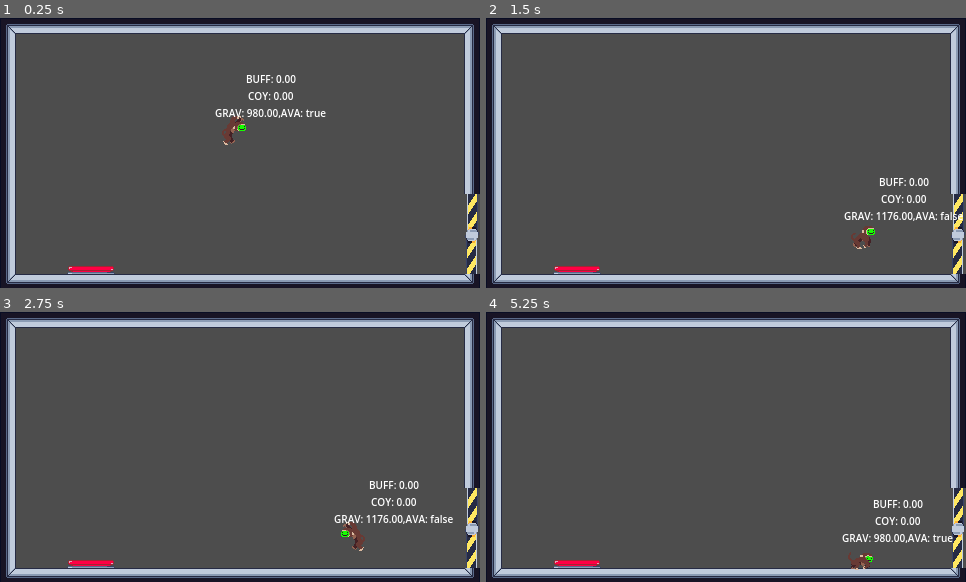
Above: before the commit, frames 1-4 (two rows, left to right).
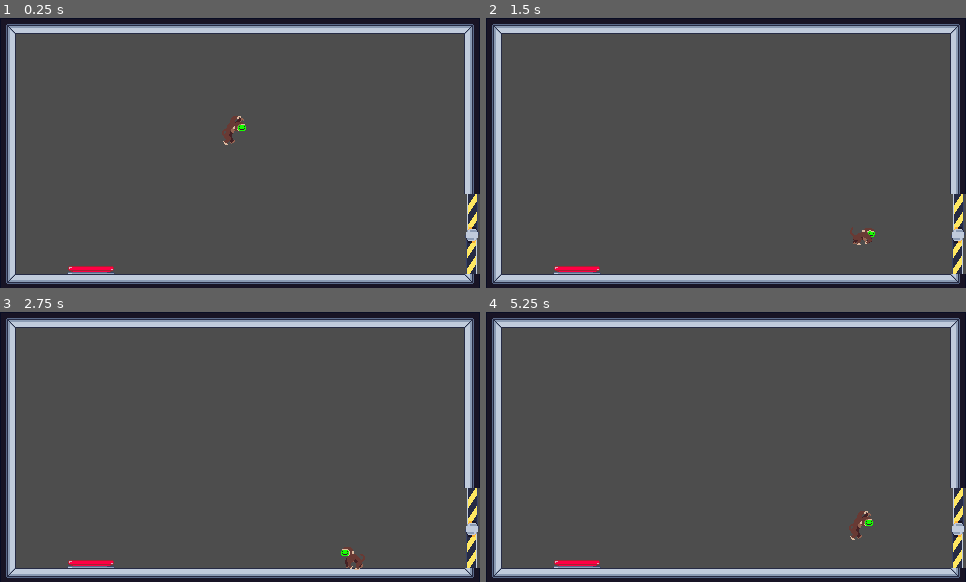
Above: after the commit, the same moments.

Repository: avaxar/phase-reveal
Game: Godot game, scene res://level/level.tscn
Same seed, same stepped clock (60 frames per second), same inputs: the game is played once before the commit and once after it. This scene is started directly instead of the project's main scene.
Inputs (mouse positions are in pixels of both pictures, inside the frame that each line leads up to):
- Up to frame 1 (0.25 s): no input
- Up to frame 2 (1.5 s): tap Enter (ui_accept) at 0.5 s; move the mouse to (831, 139) at 0.52 s; hold E (interact) 0.53-1.28 s; hold D (right) from 0.53 s (still down); tap W (jump) at 0.77, 0.8, 1.07, 1.35 s; move the mouse to (630, 166) at 1.27 s
- Up to frame 3 (2.75 s): tap W (jump) at 1.52, 1.82, 2.3 s; tap E (interact) at 1.55 s; move the mouse to (288, 387) at 2.02 s; release D (right) at 2.03 s; hold A (left) from 2.03 s (still down); hold E (interact) from 2.03 s (still down)
- Up to frame 4 (5.25 s): move the mouse to (702, 501) at 2.77 s; release A (left) at 2.78 s; release E (interact) at 2.78 s; hold D (right) 2.78-4.28 s; tap E (interact) at 2.85, 4.35 s; tap W (jump) at 3.02, 3.32, 3.6, 3.77, 4.07, 4.52, 4.82 s; move the mouse to (870, 487) at 3.52 s; move the mouse to (582, 406) at 4.27 s; hold A (left) 4.28-5.03 s; move the mouse to (750, 447) at 5.02 s; hold D (right) from 5.03 s (still down); hold E (interact) from 5.03 s (still down)

The runs differ from the first frame. In frame 1, 0.7% of the frame differs, in the area x 44-68%, y 21-38%; in frame 2, 0.9%; in frame 3, 1.2%, in the area x 69-95%, y 62-96%; in frame 4, 1.1%.

Commit message:
Finished Player animation

Diff:
--- /dev/null
+++ b/entities/cube/cube.gd
@@ -0,0 +1,11 @@
+extends RigidBody2D
+class_name cube
+
+# Called when the node enters the scene tree for the first time.
+func _ready() -> void:
+	pass # Replace with function body.
+
+
+# Called every frame. 'delta' is the elapsed time since the previous frame.
+func _process(delta: float) -> void:
+	pass
--- a/entities/cube/cube.tscn
+++ b/entities/cube/cube.tscn
@@ -1,39 +1,17 @@
 [gd_scene format=3 uid="uid://dfe3nvn1lo8gt"]
 
-[ext_resource type="Texture2D" uid="uid://c3bu8kjxkam5r" path="res://level/tileset.png" id="1_j6f7r"]
-
-[sub_resource type="AtlasTexture" id="AtlasTexture_nub1p"]
-atlas = ExtResource("1_j6f7r")
-region = Rect2(112, 112, 16, 16)
-
-[sub_resource type="AtlasTexture" id="AtlasTexture_vul6u"]
-atlas = ExtResource("1_j6f7r")
-region = Rect2(128, 112, 16, 16)
-
-[sub_resource type="SpriteFrames" id="SpriteFrames_sftye"]
-animations = [{
-"frames": [{
-"duration": 1.0,
-"texture": SubResource("AtlasTexture_nub1p")
-}, {
-"duration": 1.0,
-"texture": SubResource("AtlasTexture_vul6u")
-}],
-"loop": true,
-"name": &"default",
-"speed": 2.0
-}]
+[ext_resource type="Script" uid="uid://ck64da4a2rbqv" path="res://entities/cube/cube.gd" id="1_nub1p"]
+[ext_resource type="Texture2D" uid="uid://jloggkyyrogs" path="res://entities/cube/cube.png" id="2_nub1p"]
 
 [sub_resource type="RectangleShape2D" id="RectangleShape2D_t2xqw"]
 size = Vector2(14, 14)
 
 [node name="Cube" type="RigidBody2D" unique_id=753110043]
 collision_layer = 8
+script = ExtResource("1_nub1p")
 
-[node name="AnimatedSprite" type="AnimatedSprite2D" parent="." unique_id=439062762]
-sprite_frames = SubResource("SpriteFrames_sftye")
-autoplay = "default"
-frame_progress = 0.72246057
+[node name="Sprite2D" type="Sprite2D" parent="." unique_id=150811230]
+texture = ExtResource("2_nub1p")
 
 [node name="CollisionShape" type="CollisionShape2D" parent="." unique_id=96503316]
 shape = SubResource("RectangleShape2D_t2xqw")
--- a/entities/player/player.gd
+++ b/entities/player/player.gd
@@ -24,6 +24,7 @@
 @onready var debug_label: Label = $DebugLabel
 @onready var collision_shape_2d: CollisionShape2D = $CollisionShape2D
 @onready var hitbox: CollisionShape2D = $Hitbox/CollisionShape2D
+@onready var box_detector: Area2D = $BoxDetector
 
 # Buffer Jump & Coyote Time
 var jump_available: bool = true
@@ -33,6 +34,9 @@
 var current_gravity: float = 0
 
 var was_on_floor: bool = false
+
+var has_box: bool = false
+const CUBE = preload("uid://dfe3nvn1lo8gt")
 
 var is_dead: bool = false
 
@@ -91,7 +95,7 @@
 	if is_dead:
 		return
 
-	if !was_on_floor and is_on_floor():
+	if !was_on_floor and is_on_floor() and !has_box:
 		sprite.play("land")
 
 	if sprite.is_playing() and sprite.animation == "land":
@@ -99,13 +103,22 @@
 
 	if !is_on_floor():
 		if sprite.animation != "jump":
-			sprite.play("jump")
+			if has_box:
+				sprite.play("hold_jump")
+			else:
+				sprite.play("jump")
 		return
 
 	if !is_zero_approx(velocity.x):
-		sprite.play("walk")
+		if has_box:
+			sprite.play("hold_walk")
+		else:
+			sprite.play("walk")
 	else:
-		sprite.play("idle")
+		if has_box:
+			sprite.play("hold_idle")
+		else:
+			sprite.play("idle")
 
 func handle_flip() -> void:
 	if !is_zero_approx(velocity.x):
@@ -116,8 +129,29 @@
 	jump_available = false
 
 func _unhandled_input(event: InputEvent) -> void:
+	if event.is_action_pressed("interact"):
+		if has_box:
+			drop_box()
+		else:
+			try_pickup_box()
+
 	if event.is_action_pressed("pause"):
 		get_tree().paused = !get_tree().paused
+
+func try_pickup_box() -> void:
+	var bodies: Array = box_detector.get_overlapping_bodies()
+	for body in bodies:
+		if body is cube:
+			has_box = true
+			body.queue_free()
+			return
+
+func drop_box() -> void:
+	print("BOX DROP!")
+	var nc: cube = CUBE.instantiate()
+	get_parent().add_child(nc)
+	nc.global_position = global_position + Vector2(0, -30)
+	has_box = false
 
 func _on_coyote_timer_timeout() -> void:
 	jump_available = false
--- a/entities/player/player.tscn
+++ b/entities/player/player.tscn
@@ -40,6 +40,10 @@
 atlas = ExtResource("3_qiwj3")
 region = Rect2(160, 0, 40, 45)
 
+[sub_resource type="AtlasTexture" id="AtlasTexture_qiwj3"]
+atlas = ExtResource("3_qiwj3")
+region = Rect2(0, 0, 40, 45)
+
 [sub_resource type="AtlasTexture" id="AtlasTexture_yqrof"]
 atlas = ExtResource("4_26q78")
 region = Rect2(0, 0, 40, 45)
@@ -151,6 +155,14 @@
 }],
 "loop": true,
 "name": &"hold_idle",
+"speed": 5.0
+}, {
+"frames": [{
+"duration": 1.0,
+"texture": SubResource("AtlasTexture_qiwj3")
+}],
+"loop": true,
+"name": &"hold_jump",
 "speed": 5.0
 }, {
 "frames": [{
@@ -246,9 +258,13 @@
 [sub_resource type="LabelSettings" id="LabelSettings_bls4j"]
 font_size = 10
 
+[sub_resource type="RectangleShape2D" id="RectangleShape2D_qiwj3"]
+size = Vector2(40, 28)
+
 [node name="Player" type="CharacterBody2D" unique_id=1531806938]
-collision_layer = 9
+collision_layer = 8
 script = ExtResource("1_bls4j")
+jump_velocity = -300.0
 
 [node name="CollisionShape2D" type="CollisionShape2D" parent="." unique_id=392856416]
 position = Vector2(0, -1)
@@ -258,7 +274,7 @@
 [node name="AnimatedSprite2D" type="AnimatedSprite2D" parent="." unique_id=1549436077]
 position = Vector2(0, -13)
 sprite_frames = SubResource("SpriteFrames_26q78")
-animation = &"dead"
+animation = &"hold_jump"
 
 [node name="Hitbox" type="Area2D" parent="." unique_id=1603256221]
 collision_layer = 0
@@ -276,6 +292,7 @@
 one_shot = true
 
 [node name="DebugLabel" type="Label" parent="." unique_id=316048822]
+visible = false
 offset_left = -19.0
 offset_top = -65.0
 offset_right = 21.0
@@ -284,4 +301,12 @@
 label_settings = SubResource("LabelSettings_bls4j")
 horizontal_alignment = 1
 
+[node name="BoxDetector" type="Area2D" parent="." unique_id=374719536]
+collision_layer = 0
+collision_mask = 8
+
+[node name="CollisionShape2D" type="CollisionShape2D" parent="BoxDetector" unique_id=973951330]
+position = Vector2(1, -7)
+shape = SubResource("RectangleShape2D_qiwj3")
+
 [connection signal="body_entered" from="Hitbox" to="." method="_on_hitbox_body_entered"]
--- a/ui/title_screen/title_screen.tscn
+++ b/ui/title_screen/title_screen.tscn
@@ -36,7 +36,7 @@
 
 [node name="Parallax2D" type="Parallax2D" parent="Background" unique_id=1406185190]
 repeat_size = Vector2(1430, 0)
-autoscroll = Vector2(80, 0)
+autoscroll = Vector2(90, 0)
 
 [node name="Sprite2D" type="Sprite2D" parent="Background/Parallax2D" unique_id=1638935411]
 z_index = -1
@@ -67,7 +67,7 @@
 autoscroll = Vector2(20, 0)
 
 [node name="Sprite2D" type="Sprite2D" parent="Background/Parallax2D4" unique_id=1653323484]
-position = Vector2(85, 136)
+position = Vector2(58, 135)
 texture = ExtResource("5_qhokr")
 
 [node name="ButtonsContainer" type="MarginContainer" parent="." unique_id=484583836]
Binary file changed: backgrounds/back4-export.png
Not shown, added: entities/cube/cube.gd.uid
Binary file added: entities/cube/cube.png
Not shown, added: entities/cube/cube.png.import
Binary file changed: entities/player/monkey_hold_idle_sheet.png
Binary file changed: entities/player/monkey_hold_run_sheet.png
Binary file changed: entities/player/monkey_idle_sheet.png
